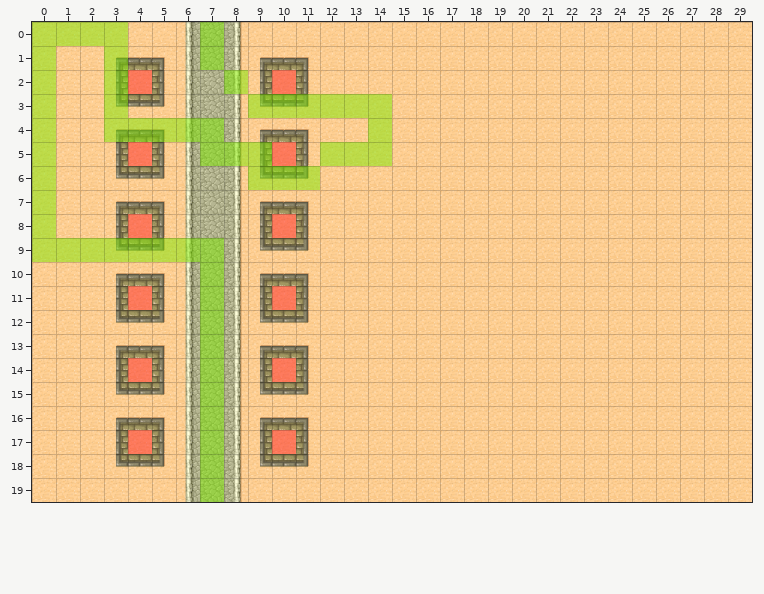
Tiled map -- TowerDefense/tilemap-hd.tmx. Above, as it was before the edit.
Cells are 64x64 px. Shown: x 0..29, y 0..19.
After:
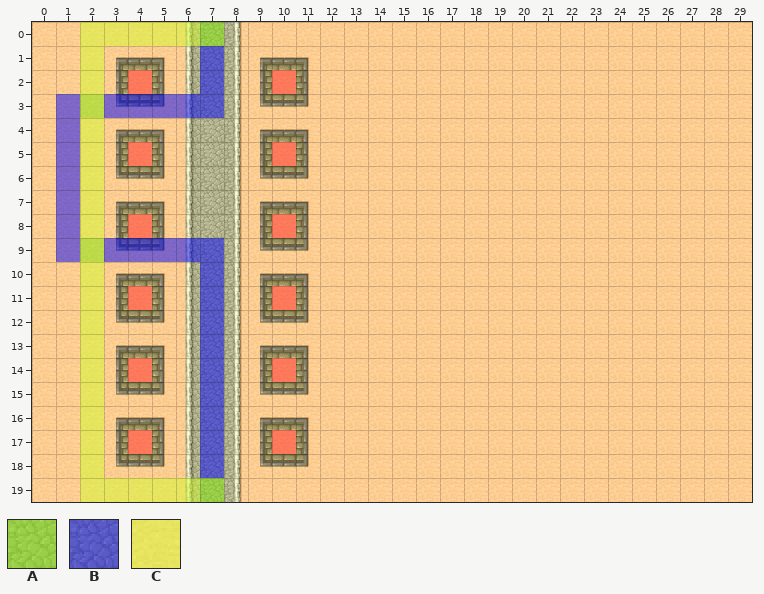
Key: from "metadatatiles-hd": A 0, B 1, C 2.
_ is an empty cell.
See-through tiles are keyed as they look on the map.
The author wrote: start of poc code for plist wave loading in tilemap
The edit:
Layer "metadata":
y 0: x 0..6 AAAA___ -> __CCCCC
y 1: x 0 A -> _; x 2..3 _A -> C_; x 7 A -> B
y 2: x 0 A -> _; x 2..3 _A -> C_; x 7..8 _A -> B_
y 3: x 0..7 A__A____ -> _BABBBBB; x 9..14 AAAAAA -> ______
y 4: x 0..7 A__AAAAA -> _BC_____; x 14 A -> _
y 5: x 0..2 A__ -> _BC; x 7..9 AAA -> ___; x 12..14 AAA -> ___
y 6: x 0..2 A__ -> _BC; x 9..11 AAA -> ___
y 7..8: x 0..2 A__ -> _BC
y 9: x 0..1 AA -> _B; x 3..7 AAAAA -> BBBBB
y 10..18: x 2 _ -> C; x 7 A -> B
y 19: x 2..6 _____ -> CCCCC
Boxes around the changes in both pictures, in picture pixels (x1, y1, x2, y2):
changed: (32, 22, 392, 502)
